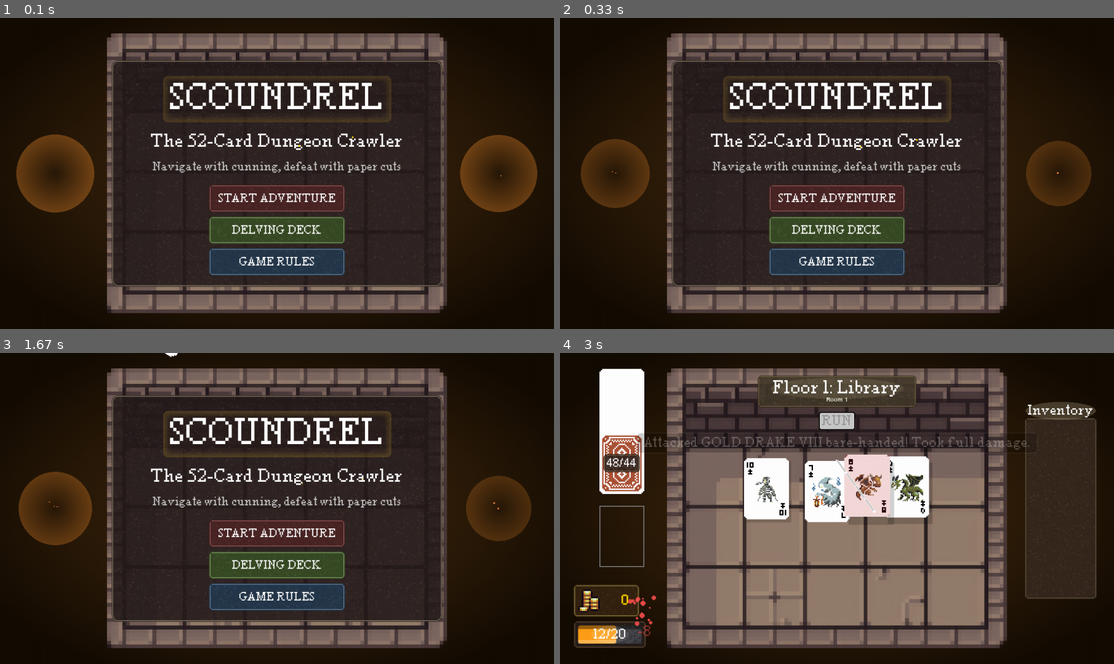
Above: before the commit, frames 1-4 (two rows, left to right).
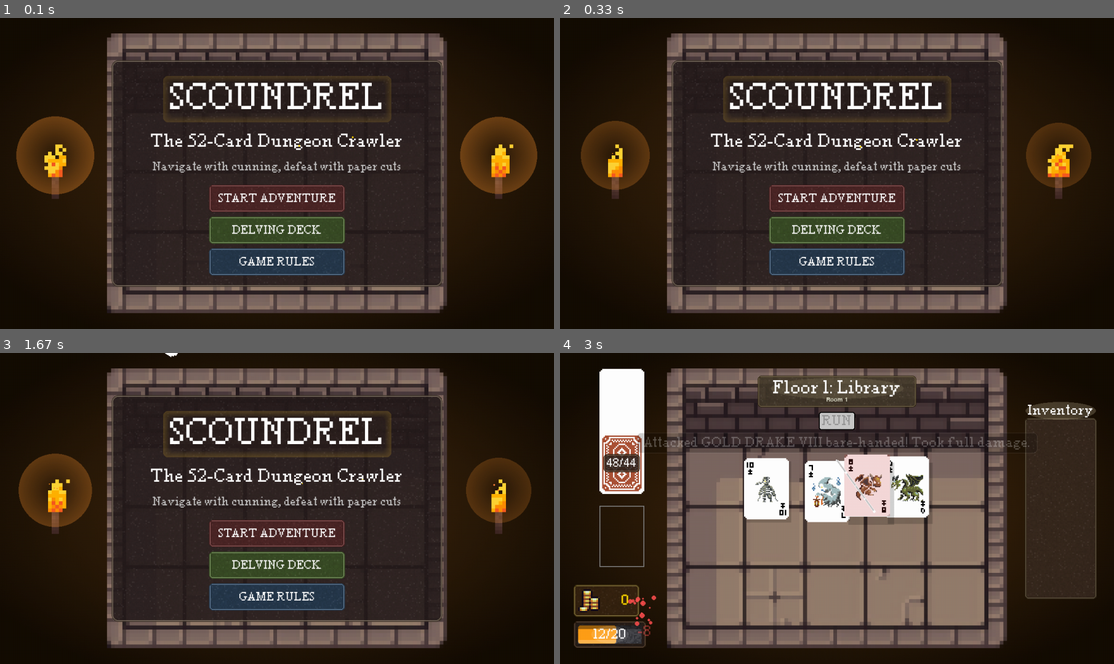
Above: after the commit, the same moments.

Repository: YetiGonk/Scoundrel-Pygame
Game: pygame game, started from main.py
Two runs of this game, one before a commit and one after it. Both use one fixed random seed, a clock stepped at 60 frames per second and the inputs below.
Inputs (mouse positions are in pixels of both pictures, inside the frame that each line leads up to):
- Up to frame 1 (0.1 s): no input
- Up to frame 2 (0.33 s): no input
- Up to frame 3 (1.67 s): press the mouse at (277, 564) at 0.37 s; move the mouse to (265, 492) at 0.47 s; release the mouse at (254, 424) at 0.6 s; press the mouse at (155, 623) at 0.7 s; move the mouse to (116, 611) at 0.8 s; release the mouse at (83, 598) at 0.93 s; press the mouse at (260, 474) at 1.03 s; move the mouse to (371, 530) at 1.13 s; release the mouse at (487, 589) at 1.27 s; press the mouse at (398, 623) at 1.37 s; move the mouse to (277, 614) at 1.47 s; release the mouse at (155, 604) at 1.6 s
- Up to frame 4 (3 s): press the mouse at (837, 533) at 1.7 s; move the mouse to (742, 555) at 1.8 s; release the mouse at (648, 576) at 1.93 s; press the mouse at (803, 486) at 2.53 s; move the mouse to (837, 468) at 2.63 s; release the mouse at (870, 446) at 2.77 s; press the mouse at (864, 483) at 2.87 s; move the mouse to (936, 533) at 2.97 s

The runs differ from the first frame. In frame 1, 4.9% of the frame differs, in the area x 2-97%, y 31-63%; in frame 2, 3.6%; in frame 3, 3.8%; in frame 4, nothing differs.

Commit message:
title torches

Diff:
--- a/states/title_state.py
+++ b/states/title_state.py
@@ -35,6 +35,9 @@
 
         # Animation elements
         self.particles = []
+        self.torches = []
+        self.torch_anim = None
+        self.torch_anim_indexes = (0, 0)
         self.torch_lights = []
         self.title_glow = 0
         self.title_glow_dir = 1
@@ -64,10 +67,16 @@
         if self.background.get_width() != SCREEN_WIDTH or self.background.get_height() != SCREEN_HEIGHT:
             self.background = pygame.transform.scale(self.background, (SCREEN_WIDTH, SCREEN_HEIGHT))
 
+        # Load two torches
+        self.torch_anim = [pygame.transform.scale(ResourceLoader.load_image(f"torch_anim/torch_{i}.png"),(128,128)) for i in range(5)]
+        # Select two random torches for the title screen (cannot be the same)
+        import random
+        self.torch_anim_indexes = random.sample(range(5), 2)
+        self.torches = [self.torch_anim[i] for i in self.torch_anim_indexes]
+
         # Load a random floor image for visual variety
         from constants import FLOOR_WIDTH, FLOOR_HEIGHT
         from roguelike_constants import FLOOR_TYPES
-        import random
 
         # Select a random floor type for the title screen
         random_floor_type = random.choice(FLOOR_TYPES)
@@ -171,7 +180,7 @@
         # Left torch
         self.torch_lights.append({
             'x': SCREEN_WIDTH * 0.1,
-            'y': SCREEN_HEIGHT // 2,
+            'y': SCREEN_HEIGHT // 2 - 40,
             'radius': 80,
             'flicker': 0,
             'flicker_speed': random.uniform(0.1, 0.2),
@@ -181,7 +190,7 @@
         # Right torch
         self.torch_lights.append({
             'x': SCREEN_WIDTH * 0.9,
-            'y': SCREEN_HEIGHT // 2,
+            'y': SCREEN_HEIGHT // 2 - 40,
             'radius': 80,
             'flicker': random.uniform(0, 2 * math.pi),
             'flicker_speed': random.uniform(0.1, 0.2),
@@ -414,6 +423,12 @@
             if particle['life'] <= 0:
                 self.particles.remove(particle)
 
+    def _update_torches(self, delta_time):
+        """Update the torch animation by cycling through frame indexes at a steady speed"""
+        for i, torch in enumerate(self.torches):
+            self.torch_anim_indexes[i] += delta_time * 4
+            self.torches[i] = self.torch_anim[int(self.torch_anim_indexes[i]) % len(self.torch_anim)]
+
     def _update_torch_lights(self, delta_time):
         """Update the torch light effects"""
         for torch in self.torch_lights:
@@ -516,6 +531,9 @@
         # Update particles
         self._update_particles(delta_time)
 
+        # Update torches
+        self._update_torches(delta_time)
+
         # Update torch lights
         self._update_torch_lights(delta_time)
 
@@ -531,6 +549,10 @@
     def draw(self, surface):
         # Draw background
         surface.blit(self.background, (0, 0))
+
+        for i, torch in enumerate(self.torches):
+            torch_rect = torch.get_rect(center=(SCREEN_WIDTH * (0.1 + 0.8*i), SCREEN_HEIGHT // 2))
+            surface.blit(torch, torch_rect)
 
         # Draw torch light effects (glow behind everything)
         for torch in self.torch_lights:
@@ -678,6 +700,7 @@
             "Original concept by Kurt Bieg and Zach Gage!",
             "You are not allowed a calculator on this exam",
             "Scoundrel this, scoundrel that",
+            "You can drag the title cards around!",
             "Trust in the heart of the cards...",
             "When in doubt, run away!",
             "If only I were a scoundrel...",
--- a/support/split.py
+++ b/support/split.py
@@ -42,10 +42,10 @@
 
 if __name__ == "__main__":
     # Example usage
-    pngs_dir = "assets/weapons/dagger.png"
+    pngs_dir = "assets/torch_anim/*.png"
     pngs_list = glob(pngs_dir)
-    output_dir = "assets/weapons"
-    rows = 10
-    cols = 1
+    output_dir = "assets/torch_anim"
+    rows = 1
+    cols = 5
     for img_path in pngs_list:
         split_image(img_path, output_dir, rows, cols)
Binary file added: assets/torch_anim/torch_0.png
Binary file added: assets/torch_anim/torch_1.png
Binary file added: assets/torch_anim/torch_2.png
Binary file added: assets/torch_anim/torch_3.png
Binary file added: assets/torch_anim/torch_4.png
